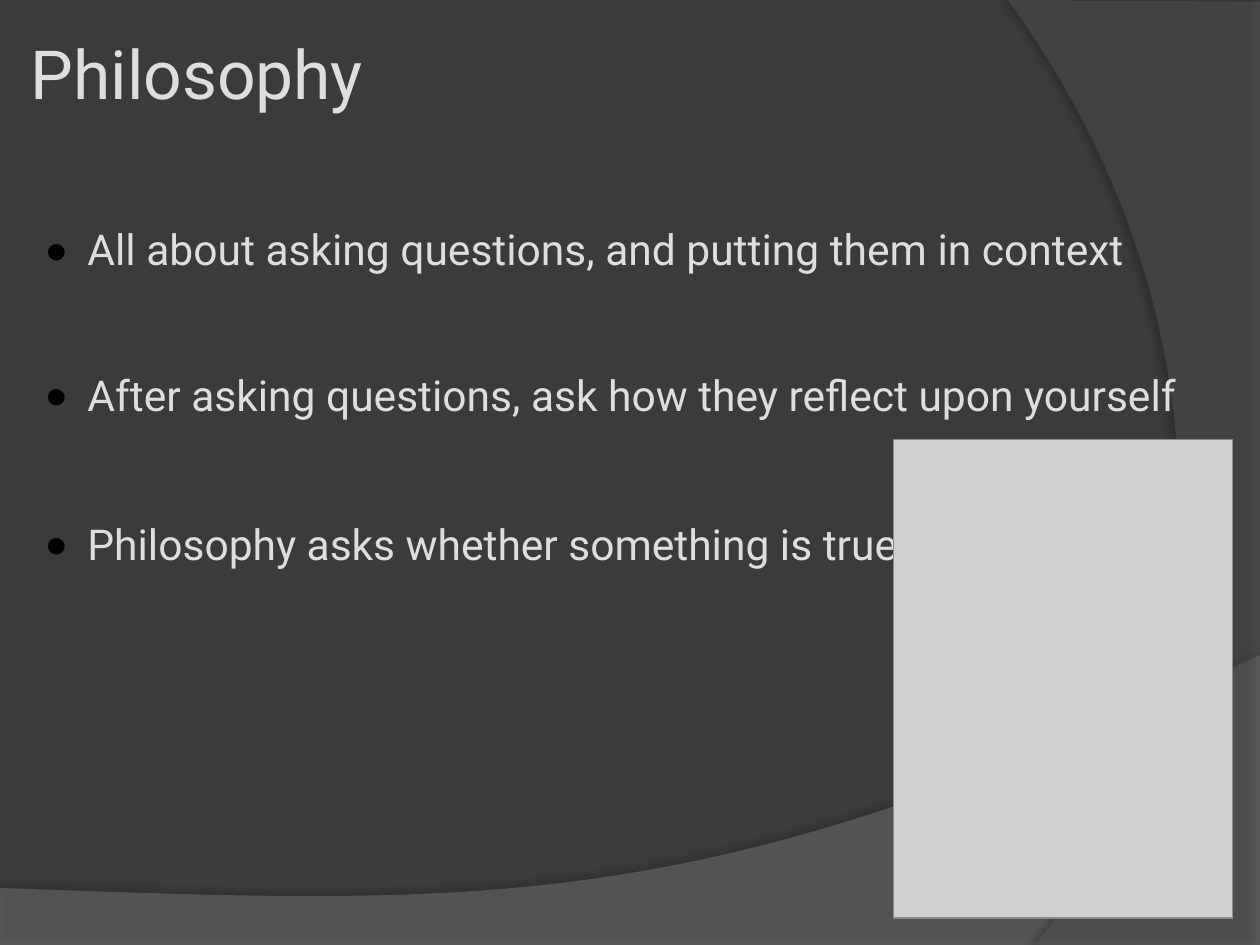
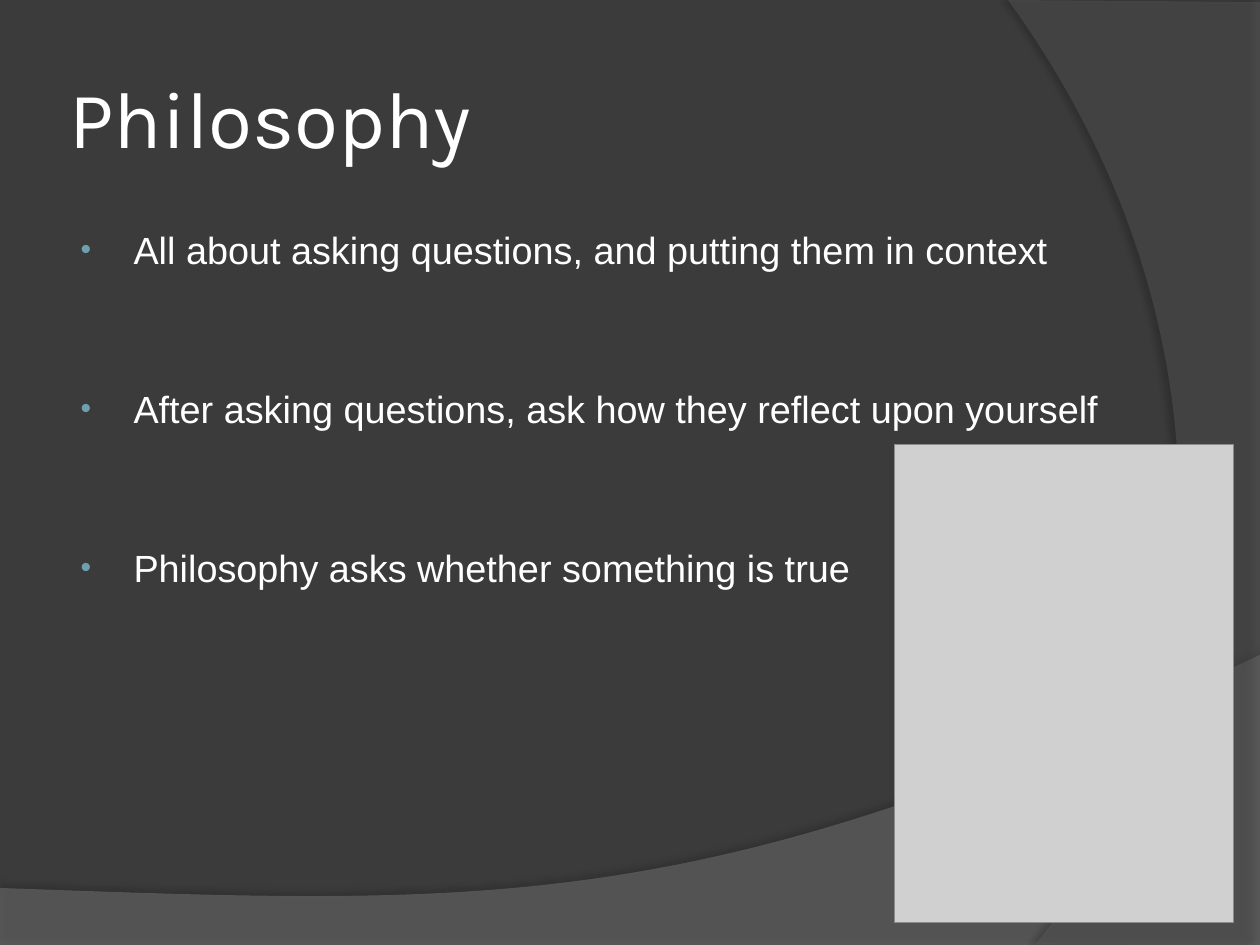
Before and after one commit to abhishekori/team-sexy-awesome-repository-of-awesomeness-----sexy, a slide deck: slide 8 of artififical intelligence.pptx. Drawn at 1260x945 pixels with LibreOffice and Linux fonts; fonts in the diff are those of the drawing; grey boxes stand for pictures. Boxes give left, top, right and bottom in pixels: in the first picture for what was removed or moved away, otherwise in the second. Text is boxed around its words. In the diff, an @@ line names an element or a change of style, - is before the commit and + after.

```diff
--- a/artififical intelligence.pptx
+++ b/artififical intelligence.pptx
@@ title "Philosophy": place and size @@
-title "Philosophy" at [31, 48, 363, 114]
+title "Philosophy" at [69, 92, 471, 168]
@@ title "Philosophy" at [69, 92, 471, 168]: size 43 to 51 pt, font Roboto to Karla, text colour #DEDEDE to #FFFFFF; line spacing 0.95 to 1; vertical alignment top to middle @@
@@ text "All about asking questions, and ...": place and size @@
-text "All about asking questions, and ..." at [87, 233, 1175, 571]
+text "All about asking questions, and ..." at [134, 236, 1097, 589]
@@ text at [134, 236, 1097, 430]: size 27 to 24 pt, font Roboto to Arial, text colour #DEDEDE to #FFFFFF in "All about asking questions, and putting them ...", "After asking questions, ask how they reflect ..."; bullet ● to •; list level 2 to 1 in "All about asking questions, and ..."; line spacing 0.95 to 1; bullet colour #000000 to #6EA0B0; list level 2 to 1 in "After asking questions, ask how ..." @@
@@ picture: place and size @@
-picture at [894, 440, 1233, 919]
+picture at [895, 445, 1234, 923]
@@ text at [134, 554, 850, 589]: text changed; size 27 to 24 pt; font Roboto to Arial; text colour #DEDEDE to #FFFFFF @@
-  ● Philosophy asks whether something is true.
+• Philosophy asks whether something is true
```
Also in this commit, not shown: 4 other slides changed, 3 slides added, 4 slides removed.
